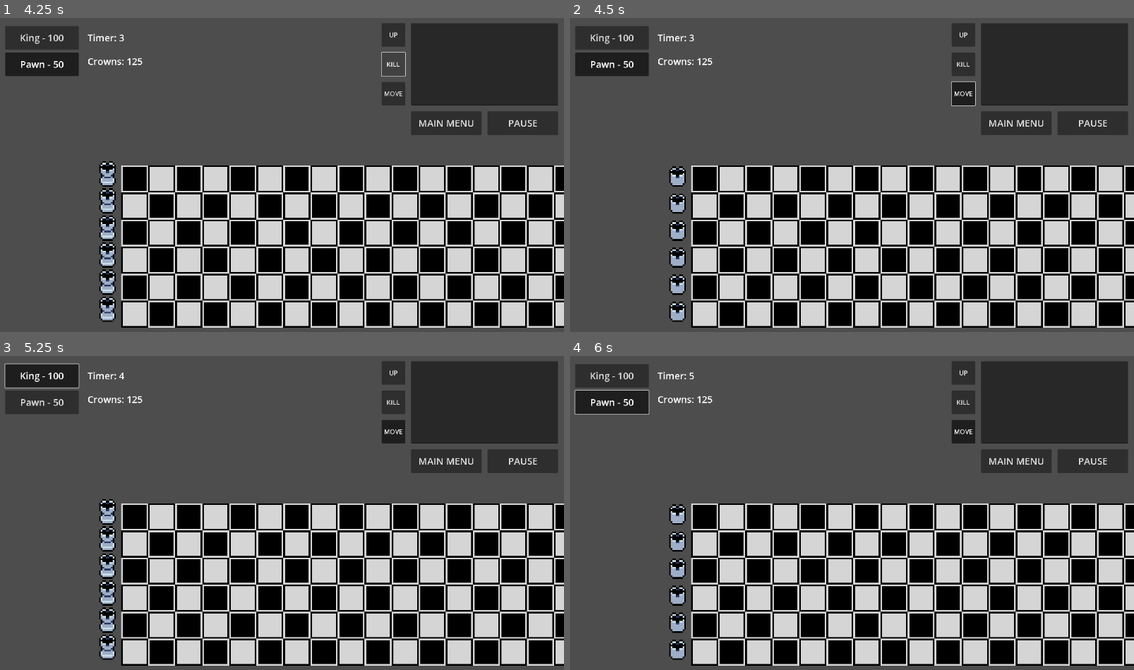
Above: before the commit, frames 1-4 (two rows, left to right).
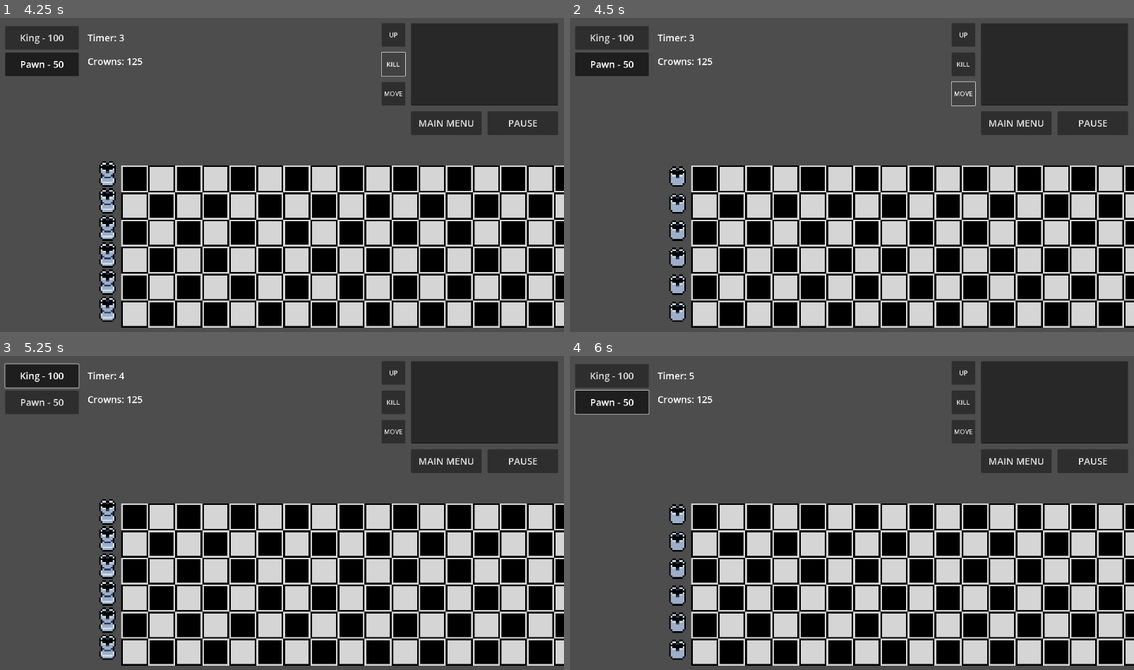
Above: after the commit, the same moments.

Repository: Befrimon/Chess-vs-Elves
Game: Godot game, scene res://scenes/menu.tscn
The game is run twice, just before and just after one commit, with the same random seed, the same clock (stepped at 60 frames per second) and the same inputs.
Inputs:
- Up to frame 1 (4.25 s): click "Новая игра" at 0.5 s; click "King - 100" at 1.25 s; click "Pawn - 50" at 2 s; click "UP" at 2.75 s; click "KILL" at 3.5 s
- Up to frame 2 (4.5 s): click "MOVE" at 4.25 s
- Up to frame 3 (5.25 s): click "King - 100" at 5 s
- Up to frame 4 (6 s): click "Pawn - 50" at 5.75 s

Frame 1 is identical in both runs. In frame 2, 0.3% of the frame differs, in the area x 67-72%, y 20-28%; in frame 3, less than 0.1%; in frame 4, less than 0.1%.
Error before the commit: Invalid access to property or key 'type' on a base object of type 'Nil'. (res://scripts/game_ui.gd:54)
Error after the commit: Invalid access to property or key 'type' on a base object of type 'Nil'. (res://scripts/game_ui.gd:56)

Commit message:
Optimize mouse events and figure move

Diff:
--- a/prefabs/entity.tscn
+++ b/prefabs/entity.tscn
@@ -64,3 +64,5 @@
 
 [node name="SkillArea" type="Area2D" parent="."]
 process_mode = 1
+
+[connection signal="visibility_changed" from="MoveCells" to="." method="_move_changed"]
--- a/prefabs/game_ui.tscn
+++ b/prefabs/game_ui.tscn
@@ -79,7 +79,6 @@
 offset_right = 1380.0
 offset_bottom = 300.0
 theme_override_font_sizes/font_size = 22
-toggle_mode = true
 text = "MOVE"
 
 [node name="ExitButton" type="Button" parent="."]
--- a/project.godot
+++ b/project.godot
@@ -23,7 +23,6 @@
 
 window/size/viewport_width=1920
 window/size/viewport_height=1080
-window/size/mode=3
 window/stretch/mode="viewport"
 
 [rendering]
--- a/scripts/entity.gd
+++ b/scripts/entity.gd
@@ -106,6 +106,8 @@
 			texture.play("run")
 
 	if global_position.distance_to(target) < 10:
+		highlighting.visible = true
+		name = "Active"
 		position = target
 		target = Vector2.ZERO
 
@@ -118,23 +120,23 @@
 
 func _input(event):
 	if event is InputEventMouseButton and event.button_index == 1:
-		if move_cells.visible and Rect2(Global.MAP_POS-Global.TILE_SIZE/2, Global.MAP_SIZE*Global.TILE_SIZE).has_point(event.position):
-			move_cells.visible = false
-			for cell in move_cells.get_children():
-				if Rect2(position+cell.get_meta("delta")*Global.TILE_SIZE - Global.TILE_SIZE/2, Global.TILE_SIZE).has_point(event.position):
-					target = position+cell.get_meta("delta")*Global.TILE_SIZE
-					highlighting.visible = true
-					if target in Global.busy_cells:
-						target = Vector2.ZERO
-					else:
-						Global.busy_cells.remove_at(Global.busy_cells.find(position))
-						Global.busy_cells.append(target)
-		elif Rect2(position - Global.TILE_SIZE / 2, Global.TILE_SIZE).has_point(event.position):
-			highlighting.visible = true
-			name = "Active"
-		else:
-			highlighting.visible = false
-			name = node_name
+		var entity_click = Rect2(position - Global.TILE_SIZE / 2, Global.TILE_SIZE).has_point(event.position)
+
+		highlighting.visible = entity_click
+		name = "Active" if entity_click else node_name
+
+		for cell in move_cells.get_children():
+			if !move_cells.visible: break
+			if cell.visible and Rect2(cell.global_position-Global.TILE_SIZE/2, Global.TILE_SIZE).has_point(event.position):
+				target = Global.position_normilize(cell.global_position)
+				Global.busy_cells.remove_at(Global.busy_cells.find(position))
+				Global.busy_cells.append(target)
+		move_cells.visible = false
+
+func _move_changed():
+	for cell in move_cells.get_children():
+		cell.visible = Global.MAP_RECT.has_point(cell.global_position) and \
+		  Global.position_normilize(cell.global_position) not in Global.busy_cells
 
 func get_info() -> String:
 	return "Name: %s\nLevel: %s\nHits: %s/%s\n" % \
--- a/scripts/game.gd
+++ b/scripts/game.gd
@@ -75,20 +75,17 @@
 
 func _input(event):
 	if preview_enable and event is InputEventMouseMotion:
-		if Rect2(Global.MAP_POS-Global.TILE_SIZE/2, Global.MAP_SIZE*Global.TILE_SIZE).has_point(event.position) and \
-		  Global.position_normilize(event.position) not in Global.busy_cells:
-			preview_figure.set_new(Global.position_normilize(event.position))
-		else:
-			preview_figure.clear()
+		var move_pos = Global.position_normilize(event.position)
+		preview_figure.visible = Global.MAP_RECT.has_point(event.position) and move_pos not in Global.busy_cells
+		preview_figure.set_new(move_pos)
 
-	if event is InputEventMouseButton and event.button_index == 1 and \
-	  Rect2(Global.MAP_POS-Global.TILE_SIZE/2, Global.MAP_SIZE*Global.TILE_SIZE).has_point(event.position):
-		if preview_enable and Global.position_normilize(event.position) not in Global.busy_cells:
-			preview_figure.clear()
-			preview_enable = false
-			create_entity(preview_figure.figure, Global.position_normilize(event.position))
-		if move_enable:
-			move_enable = false
+	if event is InputEventMouseButton and event.button_index == 1 and preview_enable:
+		var click_pos = Global.position_normilize(event.position)
+		preview_figure.visible = false
+		preview_enable = false
+		if Global.MAP_RECT.has_point(event.position) and click_pos not in Global.busy_cells:
+			interface.get_node("SpawnButtons/%s" % preview_figure.figure).button_pressed = false
+			create_entity(preview_figure.figure, click_pos)
 
 
 func create_entity(eid :String, pos :Vector2 = Vector2.ZERO):
--- a/scripts/game_ui.gd
+++ b/scripts/game_ui.gd
@@ -15,6 +15,7 @@
 	## Assign variables
 	spawn_btn_parent = get_node("SpawnButtons")
 	spawn_group = ButtonGroup.new()
+	spawn_group.allow_unpress = true
 
 	timer_label = get_node("TimerLabel")
 	crown_label = get_node("CrownLabel")
@@ -27,6 +28,7 @@
 
 		var info = Global.ENTITY_PARAM[entity]
 		var spawn_button = Button.new()
+		spawn_button.name = entity
 		spawn_button.text = "%s - %s" % [info["name"], info["level1"]["cost"]]
 		spawn_button.add_theme_font_size_override("font_size", 32)
 		spawn_button.toggle_mode = true
@@ -63,6 +65,8 @@
 	parent.active.move_cells.visible = true
 
 func change_preview(btn :Button, ename :String):
+	if parent.active:
+		parent.active.move_cells.visible = false
 	parent.preview_enable = btn.button_pressed
 	parent.preview_figure.set_figure(ename)
 
--- a/scripts/global.gd
+++ b/scripts/global.gd
@@ -3,6 +3,7 @@
 const TILE_SIZE :Vector2 = Vector2(92, 92)
 const MAP_POS :Vector2 = Vector2(460, 530)
 const MAP_SIZE :Vector2 = Vector2(20, 6)
+const MAP_RECT :Rect2 = Rect2(MAP_POS-TILE_SIZE/2, MAP_SIZE*TILE_SIZE)
 const POS_DELTA :Vector2 = Vector2(0, 20)
 const ENTITY :PackedScene = preload("res://prefabs/entity.tscn")
 const HITBOX :Shape2D = preload("res://prefabs/entity_hitbox.tres")
--- a/scripts/preview_figure.gd
+++ b/scripts/preview_figure.gd
@@ -11,10 +11,6 @@
 	figure = ename
 
 func set_new(pos :Vector2):
-	visible = true
 	texture = load("res://textures/previews/%s.png" % figure)
 	position = pos
 	scale = Global.TILE_SIZE / texture.get_size().x
-
-func clear():
-	visible = false
